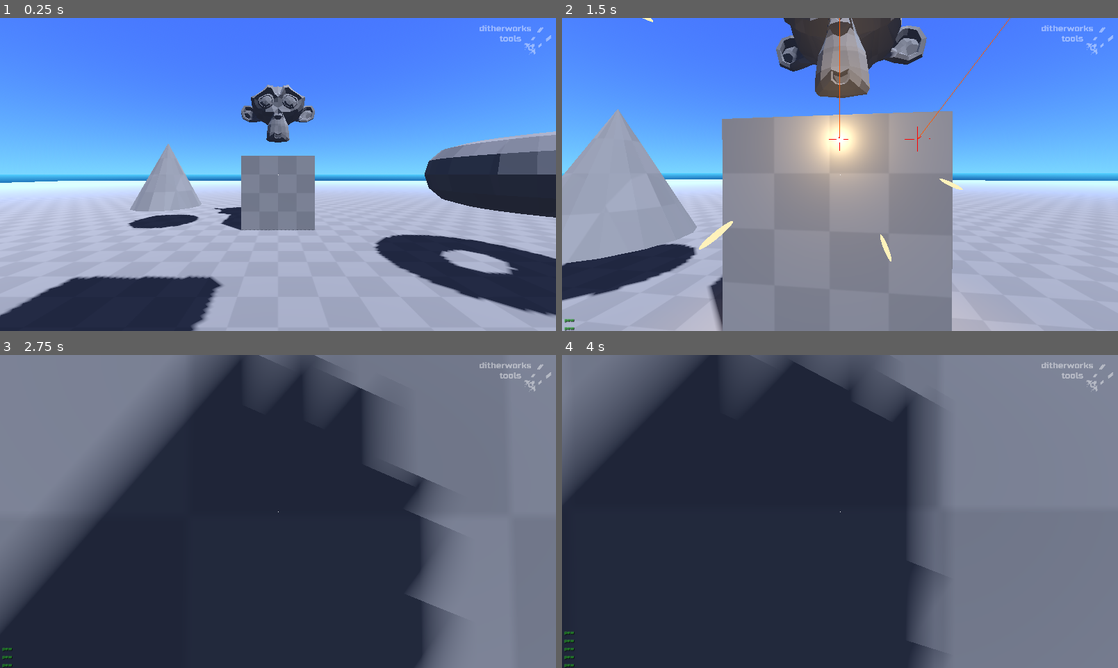
Above: before the commit, frames 1-4 (two rows, left to right).
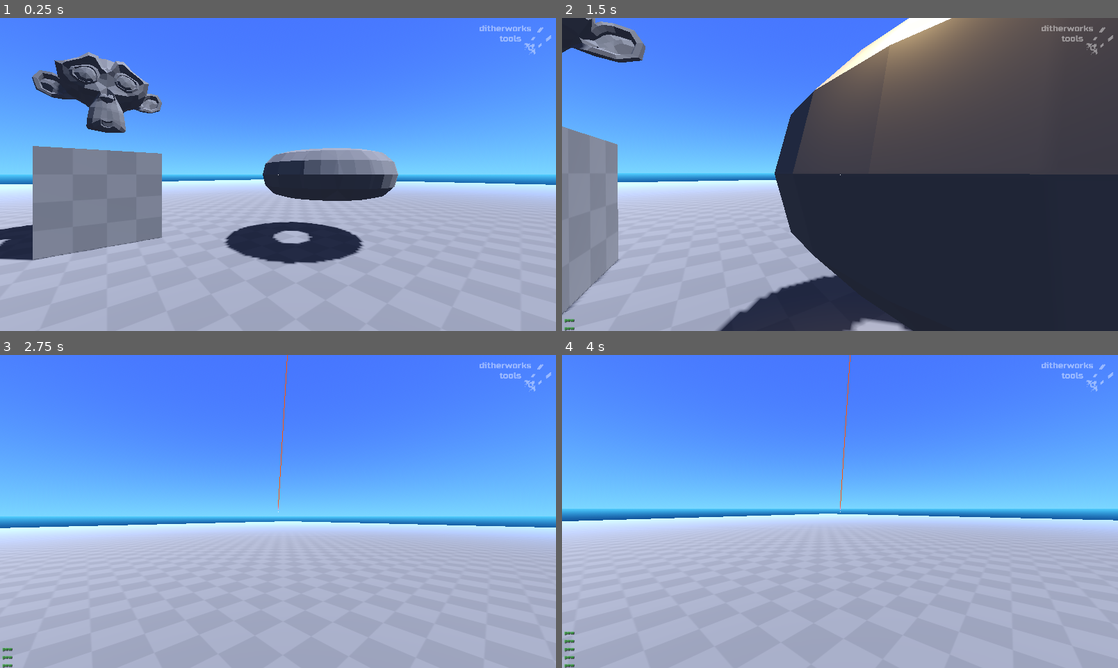
Above: after the commit, the same moments.

Repository: ditherworks/ditherworks_tools
Game: Godot game, scene res://demo/scenes/demo_world.tscn
Same seed, same stepped clock (60 frames per second), same inputs: the game is played once before the commit and once after it.
Inputs (mouse positions are in pixels of both pictures, inside the frame that each line leads up to):
- Up to frame 1 (0.25 s): no input
- Up to frame 2 (1.5 s): tap Enter at 0.5 s; move the mouse to (867, 174) at 0.52 s; hold W (move_forward) from 0.53 s (still down); tap Space (jump) at 0.6, 0.77, 1.07 s; click (867, 174) at 0.67 s; move the mouse to (812, 174) at 1.27 s; click (812, 174) at 1.35 s
- Up to frame 3 (2.75 s): keep holding W (move_forward); tap Space (jump) at 1.52, 1.55, 1.82, 2.3 s; move the mouse to (289, 505) at 2.02 s; hold Q from 2.03 s (still down); click (289, 505) at 2.17 s
- Up to frame 4 (4 s): keep holding W (move_forward); move the mouse to (834, 517) at 2.77 s; release Q at 2.78 s; tap E at 2.85 s; click (834, 517) at 2.92 s; tap Space (jump) at 3.02, 3.05, 3.32, 3.6, 3.77 s; move the mouse to (878, 514) at 3.52 s; click (878, 514) at 3.67 s

The runs differ from the first frame. In frame 1, 37% of the frame differs, in the area x 0-100%, y 10-100%; in frame 2, 78%; in frame 3, 100%, in the area x 0-100%, y 0-100%; in frame 4, 100%.

Commit message:
character
- added base character class for standardised movement

Diff:
--- /dev/null
+++ b/character/character.gd
@@ -0,0 +1,115 @@
+class_name Character
+extends CharacterBody3D
+
+
+# Signals
+# Enums
+# Constants
+# Members
+@export_group("Physics")
+@export var _acceleration := 60.0
+@export var _deceleration := 40.0
+@export var _air_modifier := 0.5
+@export var _rotate_rate := 40.0
+
+@export var _gravity_multiplier := 1.0
+#@export var _max_fall_speed := 20.0
+
+
+@onready var _gravity := ProjectSettings.get_setting("physics/3d/default_gravity") as float
+
+
+var _move_direction : Vector3
+var _rotation_heading := Vector3.RIGHT
+var _move_speed := 3.0
+
+
+# Default Callbacks
+func _physics_process(delta: float) -> void:
+	_apply_input_forces(delta)
+	_apply_gravity(delta)
+	move_and_slide()
+
+	if is_on_floor():
+		velocity.y = 0.0
+
+	_update_rotation(delta)
+
+
+# Public Functions
+func get_flat_velocity() -> Vector3:
+	return velocity * Vector3(1.0, 0.0, 1.0)
+
+
+# Private Functions
+func _set_move_direction(input: Vector3, move_speed: float, accel := -1.0, decel := -1.0) -> void:
+	_move_direction = input
+	_move_speed = move_speed
+	_acceleration = accel if accel > 0.0 else _acceleration
+	_deceleration = decel if decel > 0.0 else _deceleration
+
+
+func _set_rotation_heading(heading: Vector3, rate := -1.0) -> void:
+	if heading.is_zero_approx():
+		return
+
+	_rotation_heading = heading.normalized()
+
+	if rate > 0.0:
+		_rotate_rate = rate
+	else:
+		look_at(global_position + heading.normalized())
+
+
+func _set_gravity_multiplier(multiplier: float) -> void:
+	_gravity_multiplier = multiplier
+
+
+func _apply_input_forces(delta: float) -> void:
+	var input := _move_direction * Vector3(1.0, 0.0, 1.0)
+	input = input.limit_length()
+
+	# break velocity into lateral and vertical
+	var lateral := velocity * Vector3(1.0, 0.0, 1.0)
+	var vertical := velocity - lateral
+
+	var desired_speed := Utils.deadzone_adjust_float(input.length()) * _move_speed
+	var speed_limit := maxf(desired_speed, lateral.length())
+	var multiplier := 1.0 if is_on_floor() else _air_modifier
+
+	# apply acceleration and clamp to speed limit
+	if not input.is_zero_approx():
+		var force := input.normalized() * (_acceleration * delta * multiplier)
+		lateral += force
+		lateral = lateral.limit_length(speed_limit)
+
+	# apply deceleration if we're over speed or not pushing a direction
+	if input.is_zero_approx() or (lateral.length() > speed_limit and is_on_floor()):
+		var force := -lateral.normalized() * _deceleration * delta * multiplier
+		lateral += force
+
+		# prevent friction moving us backwards
+		if lateral.normalized().dot(force.normalized()) > 0.0:
+			lateral = Vector3.ZERO
+
+	# recombine velocity components
+	velocity = lateral + vertical
+
+
+func _apply_gravity(delta: float) -> void:
+	if not is_on_floor():
+		velocity.y -= _gravity * delta * _gravity_multiplier
+
+
+func _update_rotation(delta: float) -> void:
+	var rate := deg_to_rad(_rotate_rate)
+	var forward := -global_basis.z
+	var angle := forward.signed_angle_to(_rotation_heading.normalized(), Vector3.UP)
+	rotate_y(clampf(angle, -rate, rate))
+
+
+func _jump(force: float) -> void:
+	if not is_on_floor():
+		return
+
+	velocity.y = force * 10.0
--- a/demo/scenes/player.tscn
+++ b/demo/scenes/player.tscn
@@ -31,6 +31,11 @@
 _bullet_cast = NodePath("Camera3D/BulletCast")
 _state_machine = NodePath("StateMachine")
 _melee_hurtbox = NodePath("HurtBox")
+_acceleration = null
+_deceleration = null
+_air_modifier = null
+_rotate_rate = null
+_gravity_multiplier = null
 
 [node name="StateMachine" type="Node" parent="."]
 script = ExtResource("3_wdl16")
--- a/demo/scripts/player/player.gd
+++ b/demo/scripts/player/player.gd
@@ -1,5 +1,5 @@
 class_name Player
-extends CharacterBody3D
+extends Character
 
 
 # Enums and Constants
@@ -15,20 +15,15 @@
 @export var _melee_hurtbox : HurtBox
 
 
-# Private Members
-@onready var _gravity := ProjectSettings.get_setting("physics/3d/default_gravity") as float
-
-var _move_input : Vector3
+# Members
 var _mouse_input : Vector2
 
 
 # Default Callbacks
-func _process(delta: float) -> void:
+func _physics_process(delta: float) -> void:
+	super(delta)
+
 	_mouse_look()
-
-
-func _physics_process(delta: float) -> void:
-	_apply_physics(delta)
 
 
 func _unhandled_input(event: InputEvent) -> void:
@@ -42,10 +37,6 @@
 
 
 # Public Functions
-func set_move_input(input: Vector3) -> void:
-	_move_input = input.limit_length(1.0) * Vector3(1.0, 0.0, 1.0)
-
-
 func update_look_input(look_input: Vector2) -> void:
 	_mouse_input += look_input
 
@@ -55,22 +46,12 @@
 
 
 # Private Functions
-func _apply_physics(delta: float) -> void:
-	# gravity
-	if not is_on_floor():
-		velocity.y -= (_gravity * delta)
+func _mouse_look() -> void:
+	_set_rotation_heading(-global_basis.z.rotated(Vector3.UP, -_mouse_input.x * SENSITIVITY))
 
-	# movement
-	var vertical := Vector3.UP * velocity.y
-	velocity = (global_basis * (_move_input * SPEED)) + vertical
-	move_and_slide()
-	g_lines.draw_ray(global_position + Vector3(0.0, 0.1, 0.0), -velocity * delta, Color.GREEN, 1.0)
-
-
-func _mouse_look() -> void:
-	rotate_y(-_mouse_input.x * SENSITIVITY)
 	var pitch := _camera.rotation.x - (_mouse_input.y * SENSITIVITY)
-	_camera.rotation.x = clampf(pitch, -LOOK_LIMIT, LOOK_LIMIT)
+	var limit := deg_to_rad(89.0)
+	_camera.rotation.x = clampf(pitch, -limit, limit)
 
 	# clear mouse input buffer, ready for next frame
 	_mouse_input = Vector2.ZERO
--- a/demo/scripts/player/states/player_fall.gd
+++ b/demo/scripts/player/states/player_fall.gd
@@ -14,6 +14,8 @@
 # Default Callbacks
 # Public Functions
 func fixed_update(delta: float, time_in_state: float) -> void:
+	_default_movement()
+
 	if _player.is_on_floor():
 		if _player.get_flat_velocity().is_zero_approx():
 			change_state.emit(get_node(_idle_path))
@@ -23,7 +25,6 @@
 
 
 func unhandled_input(event: InputEvent) -> void:
-	_default_movement(event)
 	_default_look(event)
 	_default_shoot(event)
 
--- a/demo/scripts/player/states/player_idle.gd
+++ b/demo/scripts/player/states/player_idle.gd
@@ -15,6 +15,8 @@
 # Default Callbacks
 # Public Functions
 func fixed_update(delta: float, time_in_state: float) -> void:
+	_default_movement()
+
 	if not _player.is_on_floor():
 		change_state.emit(get_node(_fall_path))
 		return
@@ -25,7 +27,6 @@
 
 
 func unhandled_input(event: InputEvent) -> void:
-	_default_movement(event)
 	_default_look(event)
 	_default_shoot(event)
 
--- a/demo/scripts/player/states/player_jump.gd
+++ b/demo/scripts/player/states/player_jump.gd
@@ -13,18 +13,18 @@
 # Default Callbacks
 # Public Functions
 func enter() -> void:
-	_player.velocity.y = 4.0
-	#_player.global_position += Vector3.UP * 0.1
+	_player._jump(0.4)
 
 
 func fixed_update(delta: float, time_in_state: float) -> void:
+	_default_movement()
+
 	if _player.velocity.y < 0.0:
 		change_state.emit(get_node(_fall_path))
 		return
 
 
 func unhandled_input(event: InputEvent) -> void:
-	_default_movement(event)
 	_default_look(event)
 	_default_shoot(event)
 
--- a/demo/scripts/player/states/player_run.gd
+++ b/demo/scripts/player/states/player_run.gd
@@ -16,12 +16,13 @@
 # Public Functions
 
 func fixed_update(delta: float, time_in_state: float) -> void:
+	_default_movement()
+
 	if _player.get_flat_velocity().is_zero_approx():
 		change_state.emit(get_node(_idle_path))
 
 
 func unhandled_input(event: InputEvent) -> void:
-	_default_movement(event)
 	_default_look(event)
 	_default_shoot(event)
 
--- a/demo/scripts/player/states/player_state.gd
+++ b/demo/scripts/player/states/player_state.gd
@@ -16,11 +16,9 @@
 # Default Callbacks
 # Public Functions
 # Private Functions
-func _default_movement(event: InputEvent) -> void:
-	var left_right := event.is_action("move_left") or event.is_action("move_right")
-	var forward_back := event.is_action("move_forward") or event.is_action("move_backward")
-	if left_right or forward_back:
-		_player.set_move_input(Vector3(Input.get_axis("move_left", "move_right"), 0.0, Input.get_axis("move_forward", "move_backward")))
+func _default_movement() -> void:
+	var dir := Vector3(Input.get_axis("move_left", "move_right"), 0.0, Input.get_axis("move_forward", "move_backward"))
+	_player._set_move_direction(_player.global_basis * dir, _player.SPEED)
 
 
 func _default_look(event: InputEvent) -> void:
